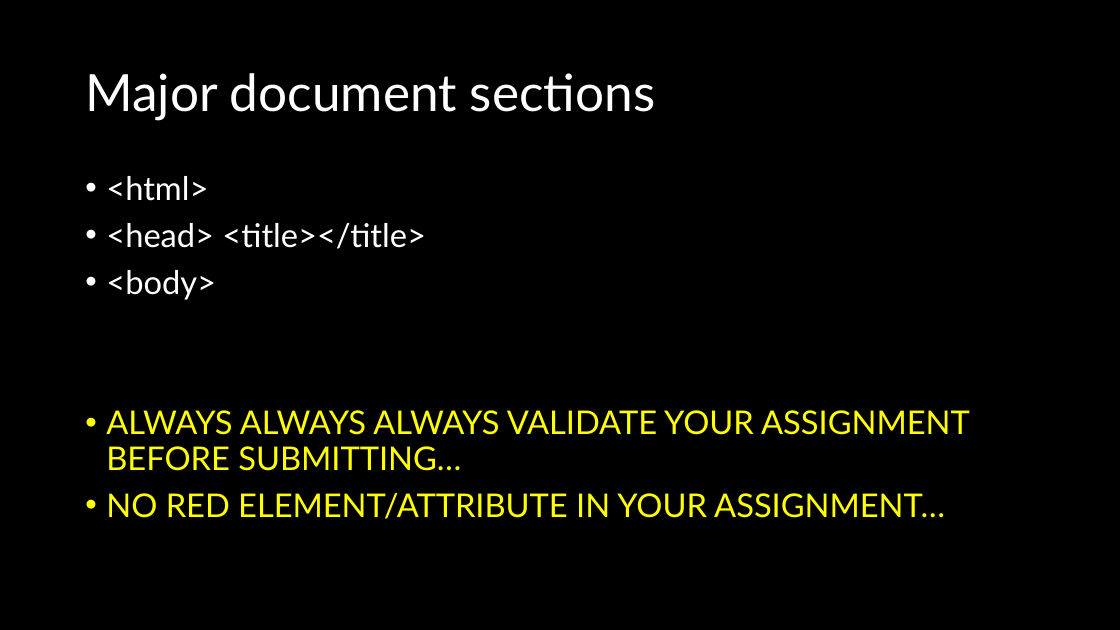
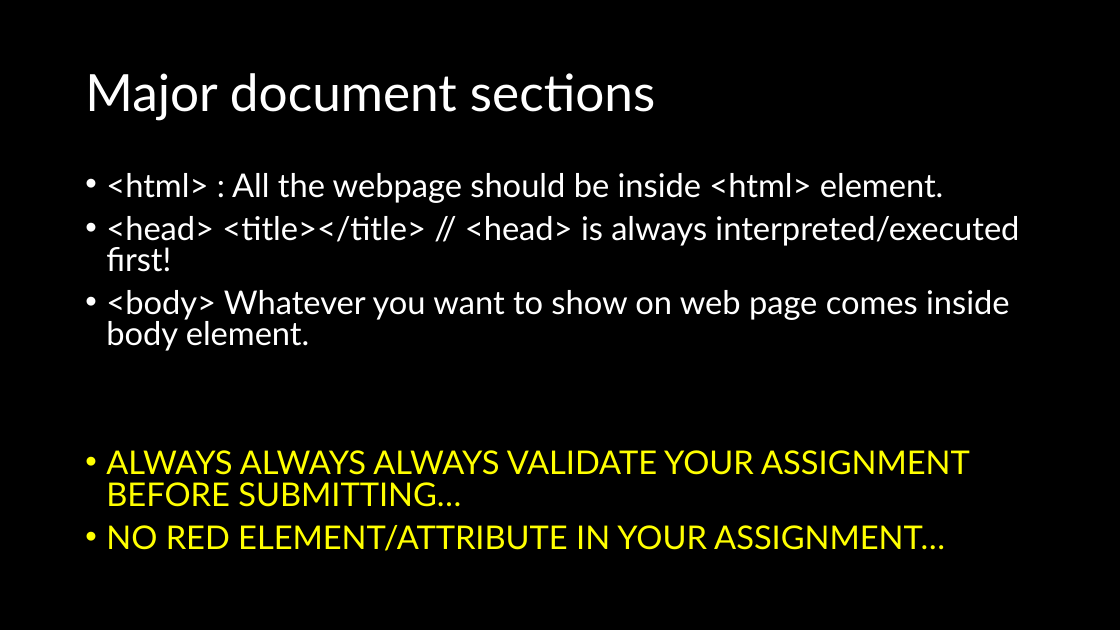
Before and after one commit to natiquekeyin/winter2026, a slide deck: slide 18 of FrontEnd/Week1/Week 1.pptx. Drawn at 1120x630 pixels with LibreOffice and Linux fonts; fonts in the diff are those of the drawing. Boxes give left, top, right and bottom in pixels: in the first picture for what was removed or moved away, otherwise in the second. Text is boxed around its words. In the diff, an @@ line names an element or a change of style, - is before the commit and + after.

```diff
--- a/FrontEnd/Week1/Week 1.pptx
+++ b/FrontEnd/Week1/Week 1.pptx
@@ text at [106,173,1019,351]: text changed @@
-• <html>
-• <head> <title></title>
-• <body>
+• <html> : All the webpage should be inside <html> element.
+• <head> <title></title> // <head> is always interpreted/executed first!
+• <body> Whatever you want to show on web page comes inside body element.
@@ text at [106,450,970,551]: line spacing 0.9 to 0.8 @@
```
Also in this commit, not shown: 9 other files.
